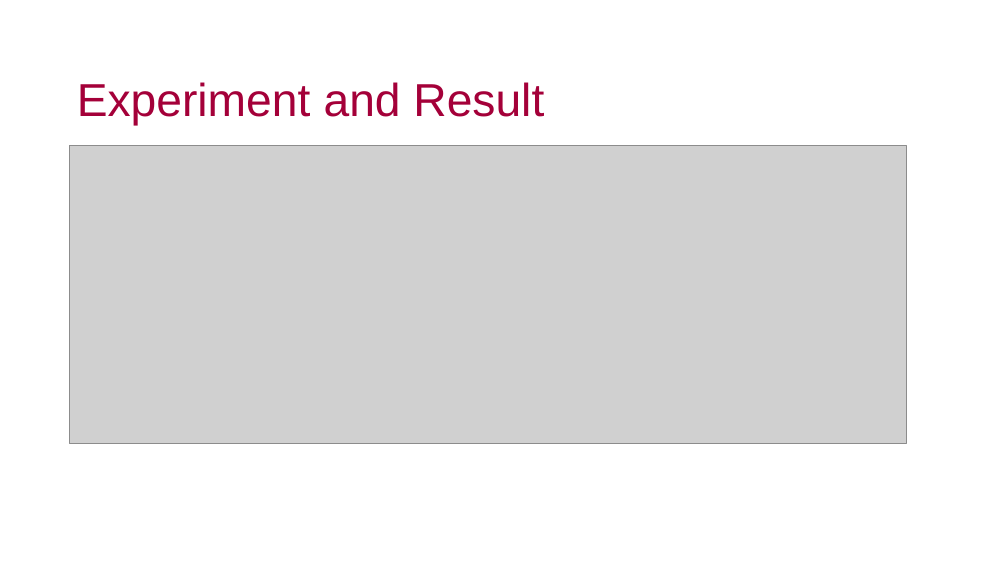
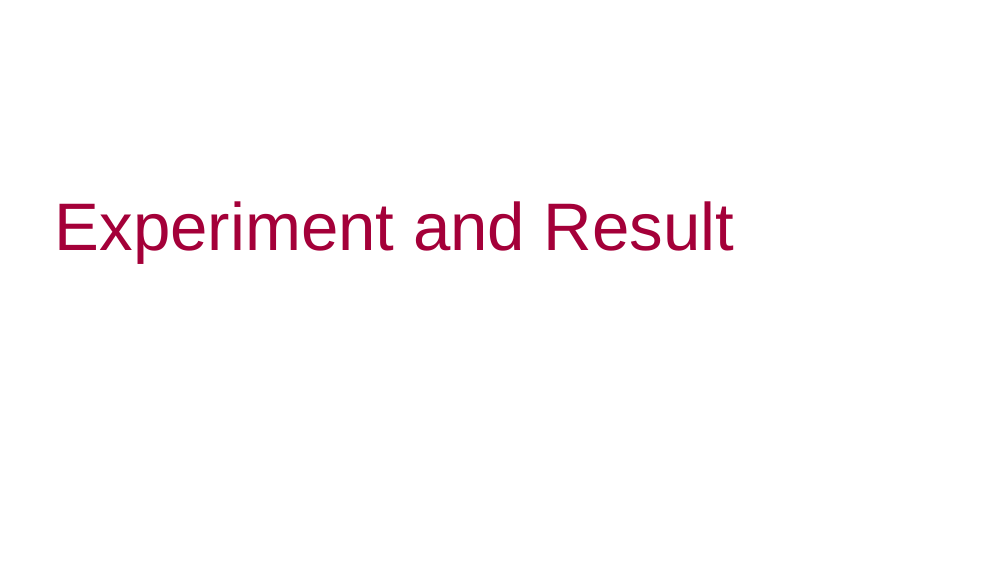
Before and after one commit to j-anne/dissertation-UEL-CN-7000, a slide deck: slide 21 of Thesis_presentation.Unicaf.pptx (slide 18 before the commit). Drawn at 1008x567 pixels with LibreOffice and Linux fonts; fonts in the diff are those of the drawing; grey boxes stand for pictures; background and template pictures are left out. Boxes give left, top, right and bottom in pixels: in the first picture for what was removed or moved away, otherwise in the second. Text is boxed around its words. In the diff, an @@ line names an element or a change of style, - is before the commit and + after.

```diff
--- a/Thesis_presentation.Unicaf.pptx
+++ b/Thesis_presentation.Unicaf.pptx
@@ picture removed at box(70, 145, 907, 444) @@
@@ title "Experiment and Result": place and size @@
-title "Experiment and Result" at box(77, 82, 544, 125)
+title "Experiment and Result" at box(55, 201, 734, 262)
@@ title "Experiment and Result" at box(55, 201, 734, 262): size 44 to 64 pt @@
```
Also in this commit, not shown: 16 other slides changed, 6 slides added, 2 slides removed.
